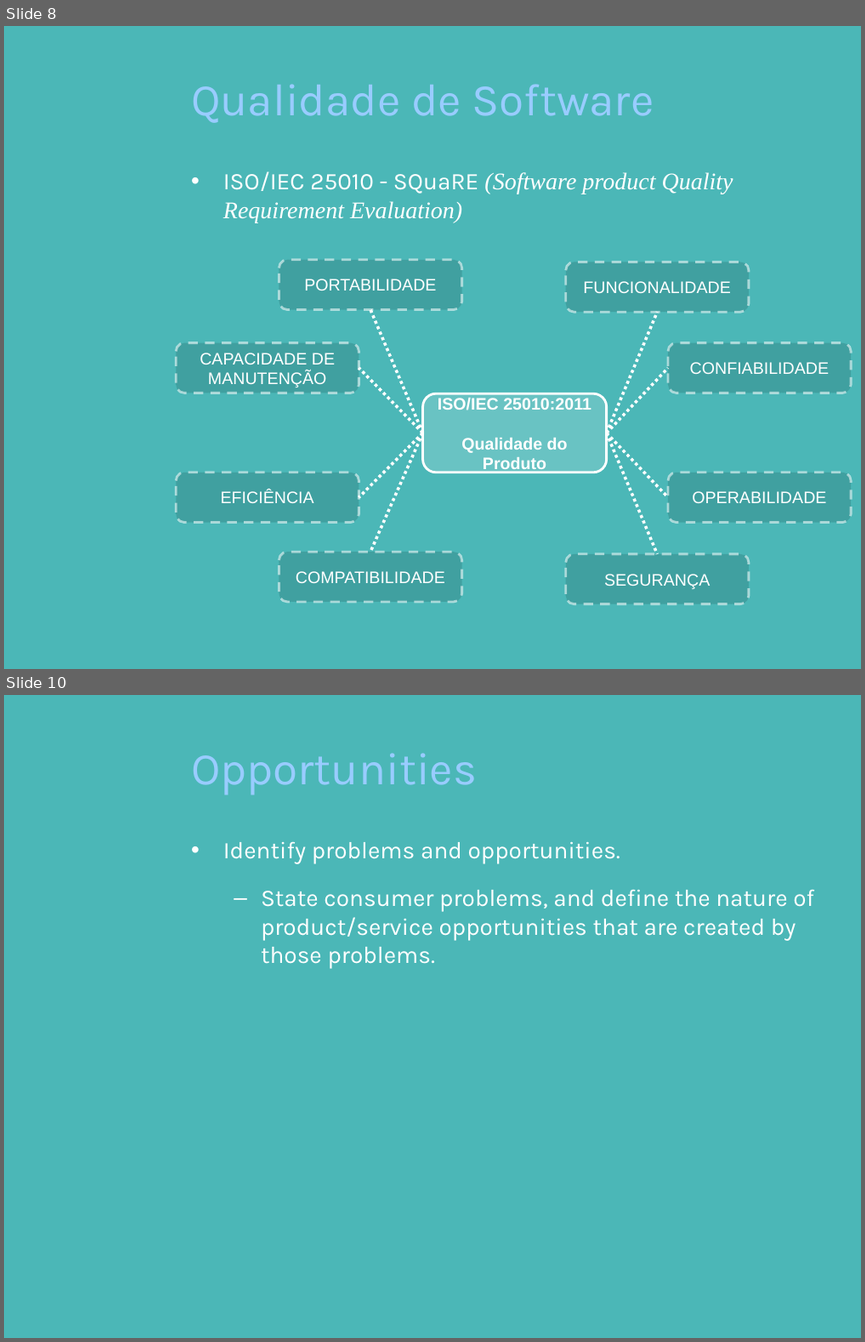
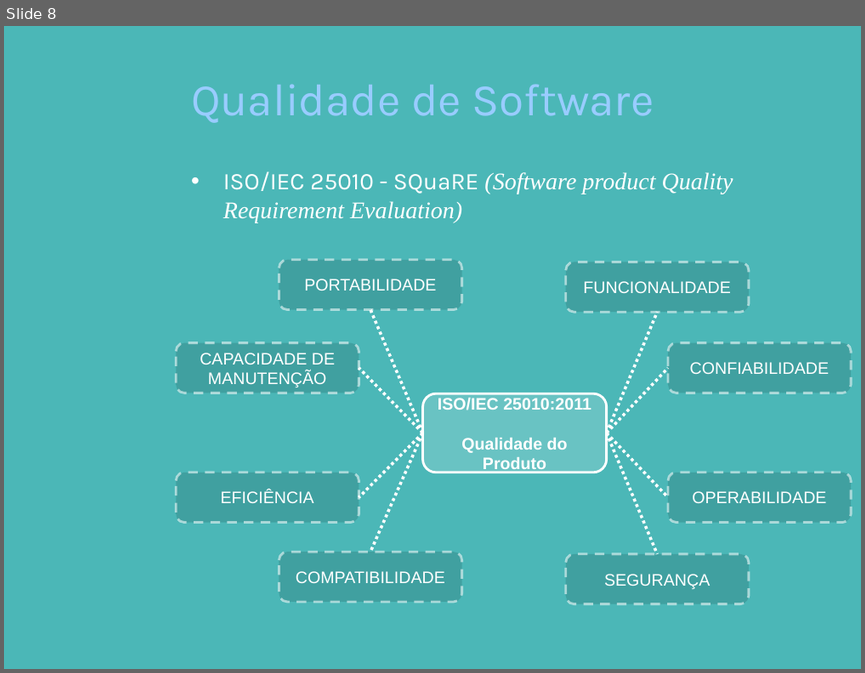
Before and after one commit to pddnew/monografia, a slide deck: presentation/presentation_1.0.0.pptx. Shown one above the other, each under a label of ours: slides 8 and 10 before the commit, slide 8 after it; the slides between them are not shown. The pictures are 865x1342 and 865x673 pixels, drawn with LibreOffice and Linux fonts; fonts in the diff are those of the drawing; background and template pictures are left out. Boxes give left, top, right and bottom in pixels: in the first picture for what was removed or moved away, otherwise in the second. Text is boxed around its words. In the diff, an @@ line names an element or a change of style, - is before the commit and + after.

```diff
--- a/presentation/presentation_1.0.0.pptx
+++ b/presentation/presentation_1.0.0.pptx
@@ slide 10 removed at [4,695,861,1338], background picture (left out) @@
@@ title removed at [191,753,477,794] @@
-Opportunities
@@ text removed at [223,841,814,969] @@
-• Identify problems and opportunities.
-  – State consumer problems, and define the nature of product/service opportunities that are created by those problems.
```
Also in this commit, not shown: 2 slides changed, 10 slides added, 7 other slides removed.
